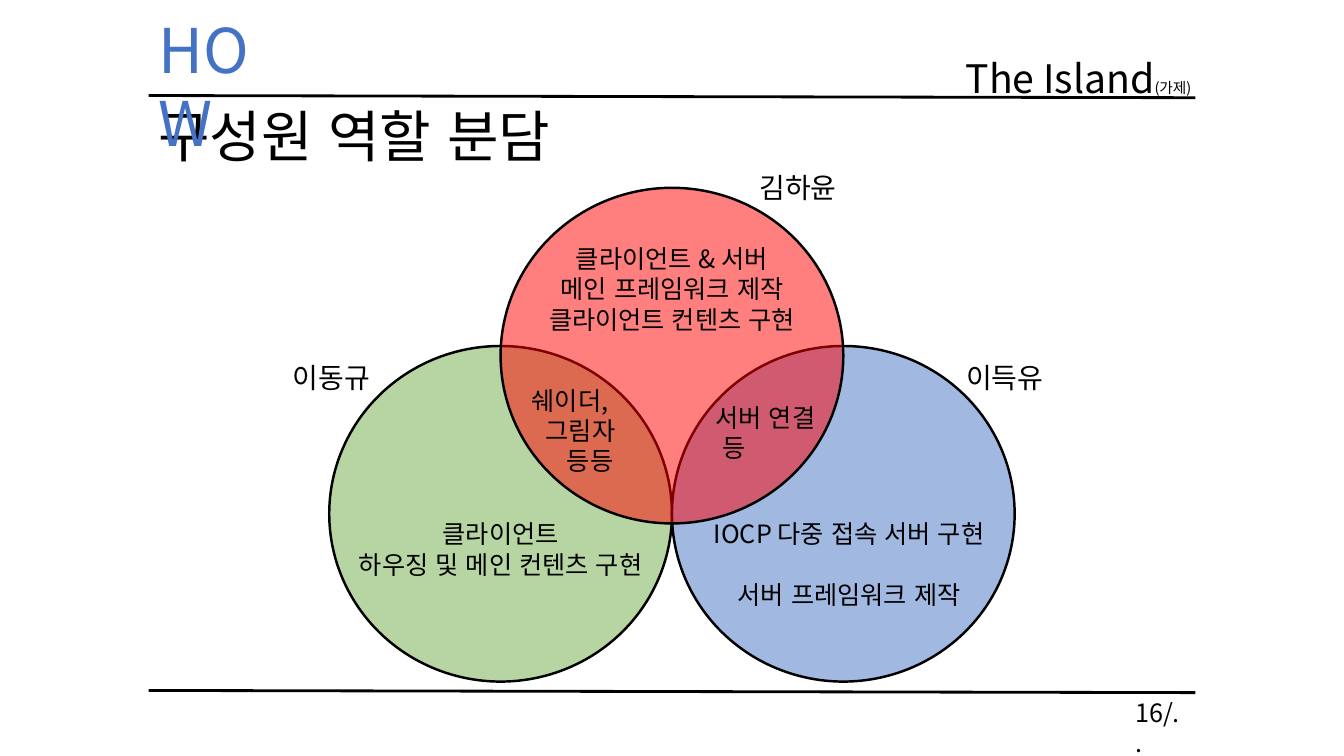
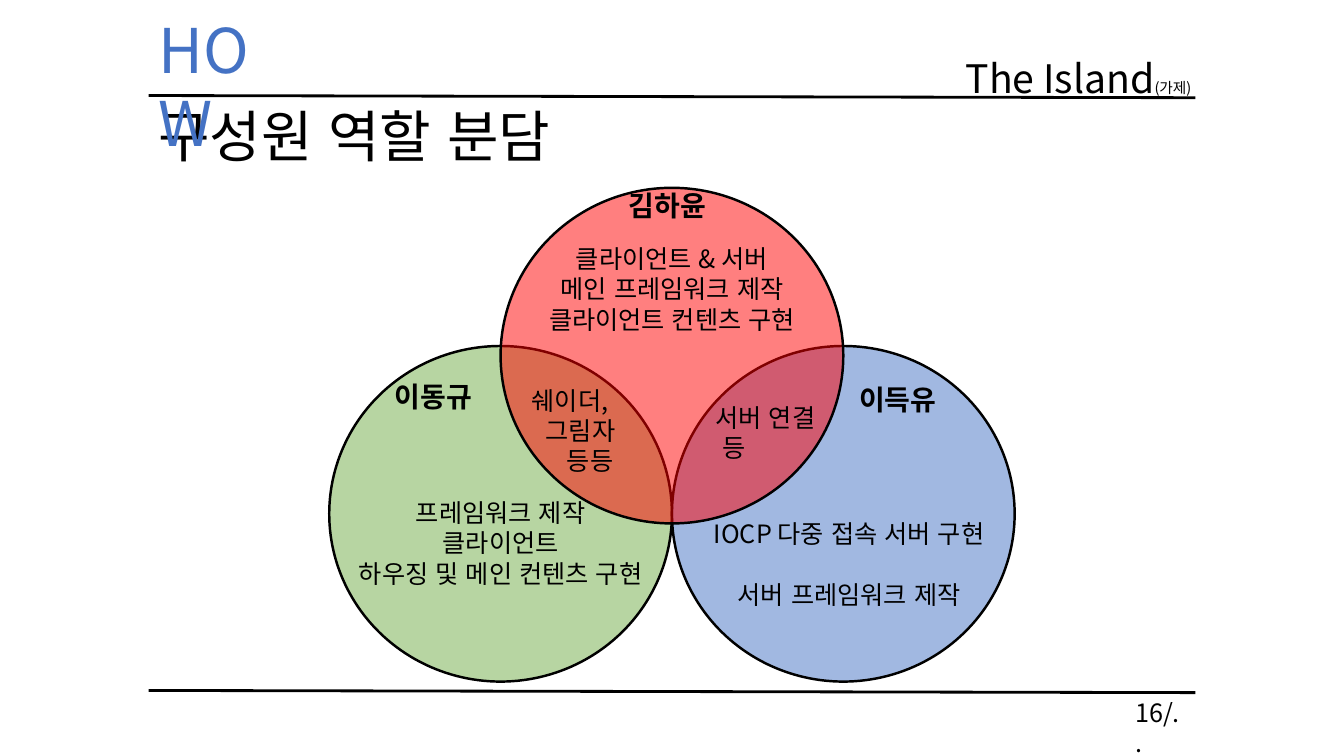
Before and after one commit to KimHaYoon/SickPerson, a slide deck: slide 16 of 문서/졸업작품 게임 기획서 초안.pptx. Drawn at 1344x756 pixels with LibreOffice and Linux fonts; fonts in the diff are those of the drawing. Boxes give left, top, right and bottom in pixels: in the first picture for what was removed or moved away, otherwise in the second. Text is boxed around its words. In the diff, an @@ line names an element or a change of style, - is before the commit and + after.

```diff
--- a/문서/졸업작품 게임 기획서 초안.pptx
+++ b/문서/졸업작품 게임 기획서 초안.pptx
@@ bold on in 3 elements at box(395, 379, 472, 410), box(859, 386, 936, 413), box(629, 188, 706, 219) @@
@@ text "김하윤": place and size @@
-text "김하윤" at box(759, 174, 836, 201)
+text "김하윤" at box(629, 188, 706, 219)
@@ text "이동규": place and size @@
-text "이동규" at box(293, 364, 370, 391)
+text "이동규" at box(395, 379, 472, 410)
@@ text "이득유": place and size @@
-text "이득유" at box(966, 364, 1043, 396)
+text "이득유" at box(859, 386, 936, 413)
@@ text "프레임워크 제작": place and size @@
-text "프레임워크 제작" at box(359, 522, 642, 576)
+text "프레임워크 제작" at box(359, 496, 642, 585)
@@ text at box(416, 496, 585, 524): paragraph added @@
+프레임워크 제작
```
Also in this commit, not shown: 4 other slides changed.
